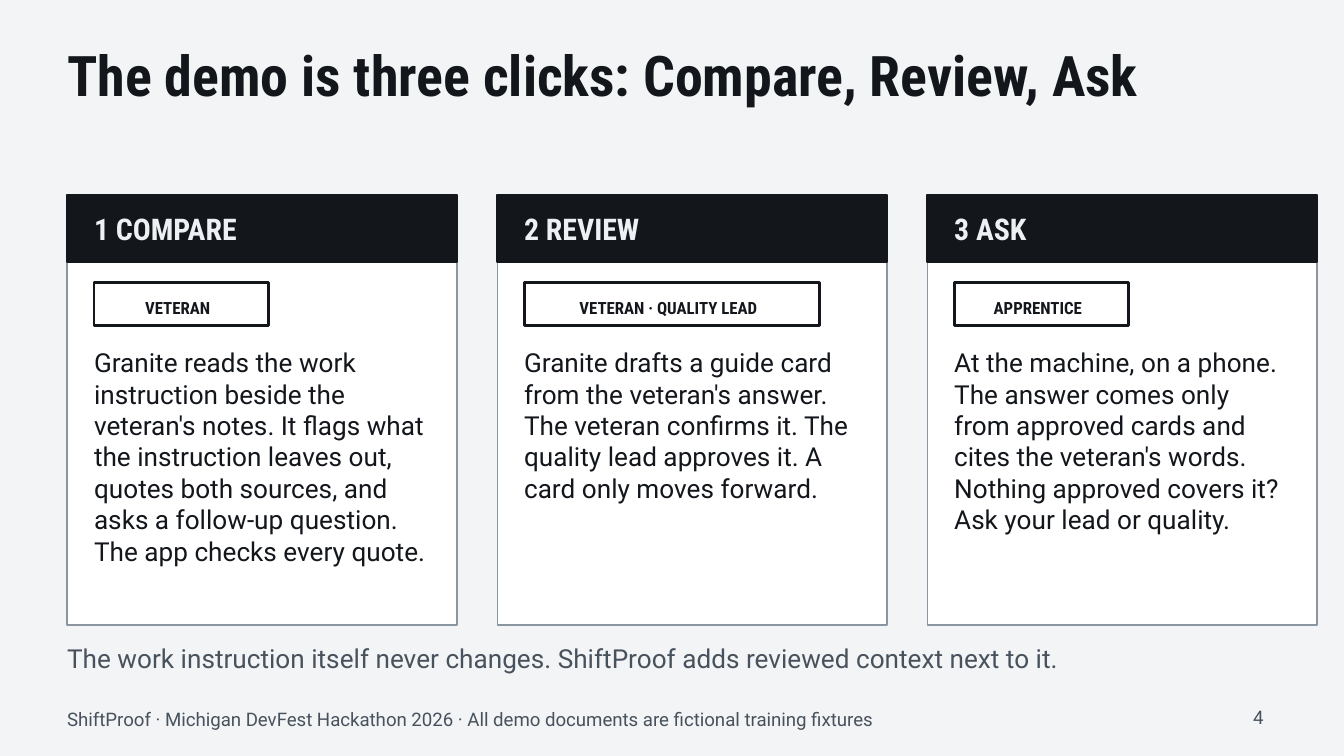
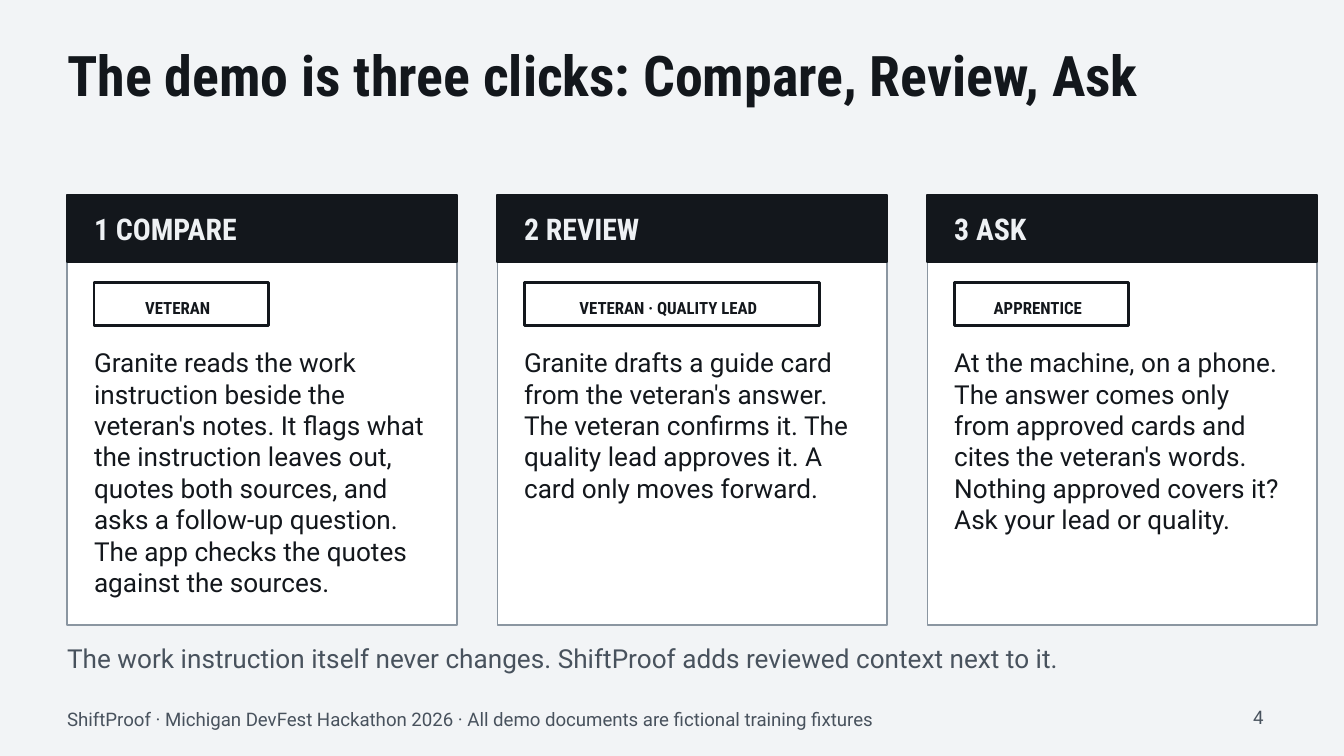
Before and after one commit to critesjosh/mi-devfest, a slide deck: slide 4 of docs/pitch/ShiftProof-pitch.pptx. Drawn at 1344x756 pixels with LibreOffice and Linux fonts; fonts in the diff are those of the drawing. Boxes give left, top, right and bottom in pixels: in the first picture for what was removed or moved away, otherwise in the second. Text is boxed around its words. In the diff, an @@ line names an element or a change of style, - is before the commit and + after.

```diff
--- a/docs/pitch/ShiftProof-pitch.pptx
+++ b/docs/pitch/ShiftProof-pitch.pptx
@@ text at bbox=[94, 352, 424, 598]: text changed @@
-Granite reads the work instruction beside the veteran's notes. It flags what the instruction leaves out, quotes both sources, and asks a follow-up question. The app checks every quote.
+Granite reads the work instruction beside the veteran's notes. It flags what the instruction leaves out, quotes both sources, and asks a follow-up question. The app checks the quotes against the sources.
```
Also in this commit, not shown: 5 other slides changed, 25 other files.
